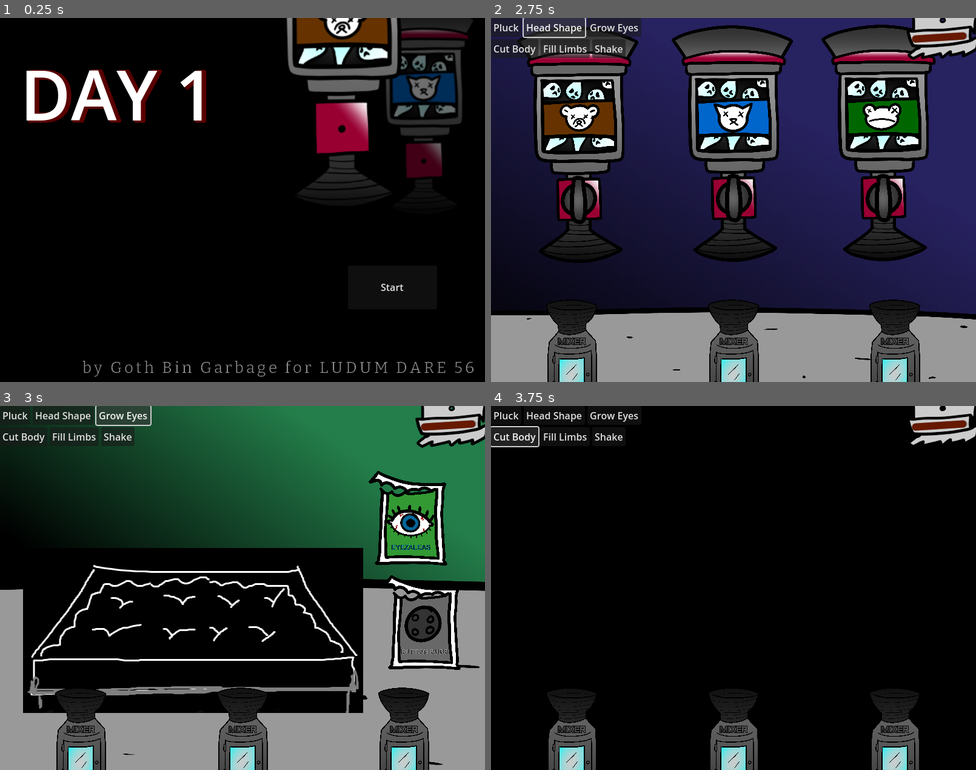
Above: before the commit, frames 1-4 (two rows, left to right).
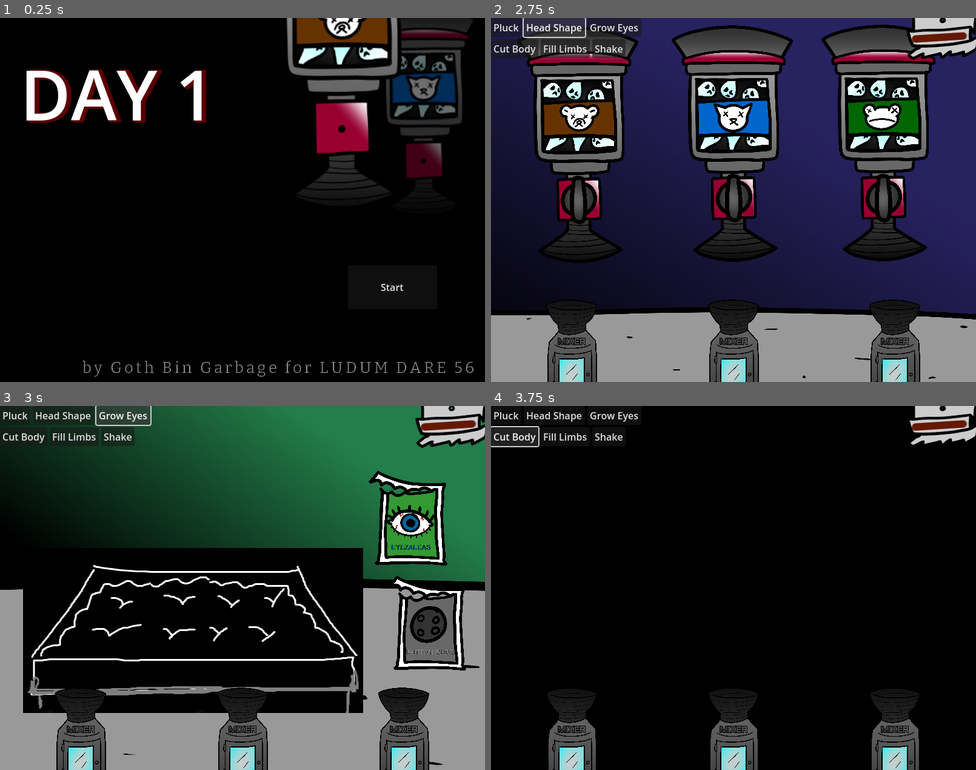
Above: after the commit, the same moments.

Repository: Goth-Bin-Garbage/build_a_dready_bear.swf
Game: Godot game, scene res://main.tscn
Same seed, same stepped clock (60 frames per second), same inputs: the game is played once before the commit and once after it.
Inputs:
- Up to frame 1 (0.25 s): no input
- Up to frame 2 (2.75 s): click "Start" at 0.5 s; click "Pluck" at 1.25 s; click "Head Shape" at 2 s
- Up to frame 3 (3 s): click "Grow Eyes" at 2.75 s
- Up to frame 4 (3.75 s): click "Cut Body" at 3.5 s

Frames 1-2 are identical in both runs. In frame 3, 1.8% of the frame differs, in the area x 79-97%, y 46-73%; in frame 4, nothing differs.

Commit message:
seed packets

Diff:
--- a/stations/EyeStation.tscn
+++ b/stations/EyeStation.tscn
@@ -33,8 +33,8 @@
 position = Vector2(673, 185)
 sprite_path = "res://sprites/eyezaleapack.png"
 
-[node name="ButtonPacket" parent="." instance=ExtResource("3_l3hae")]
-position = Vector2(695, 357)
+[node name="EyeSeedPacket" parent="." instance=ExtResource("3_l3hae")]
+position = Vector2(704, 358)
 sprite_path = "res://sprites/button_buds.png"
 eye_type = 2
 
